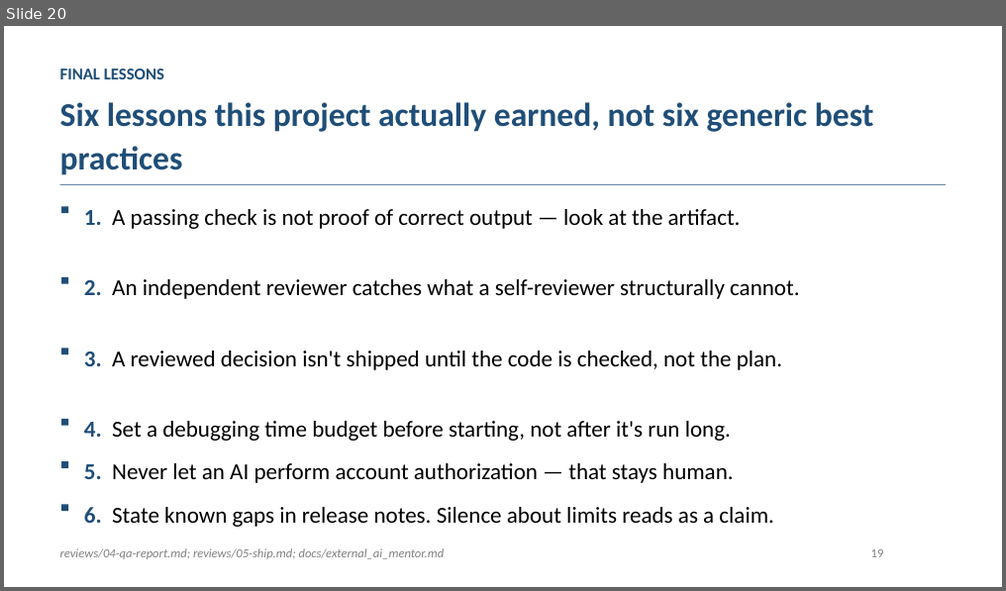
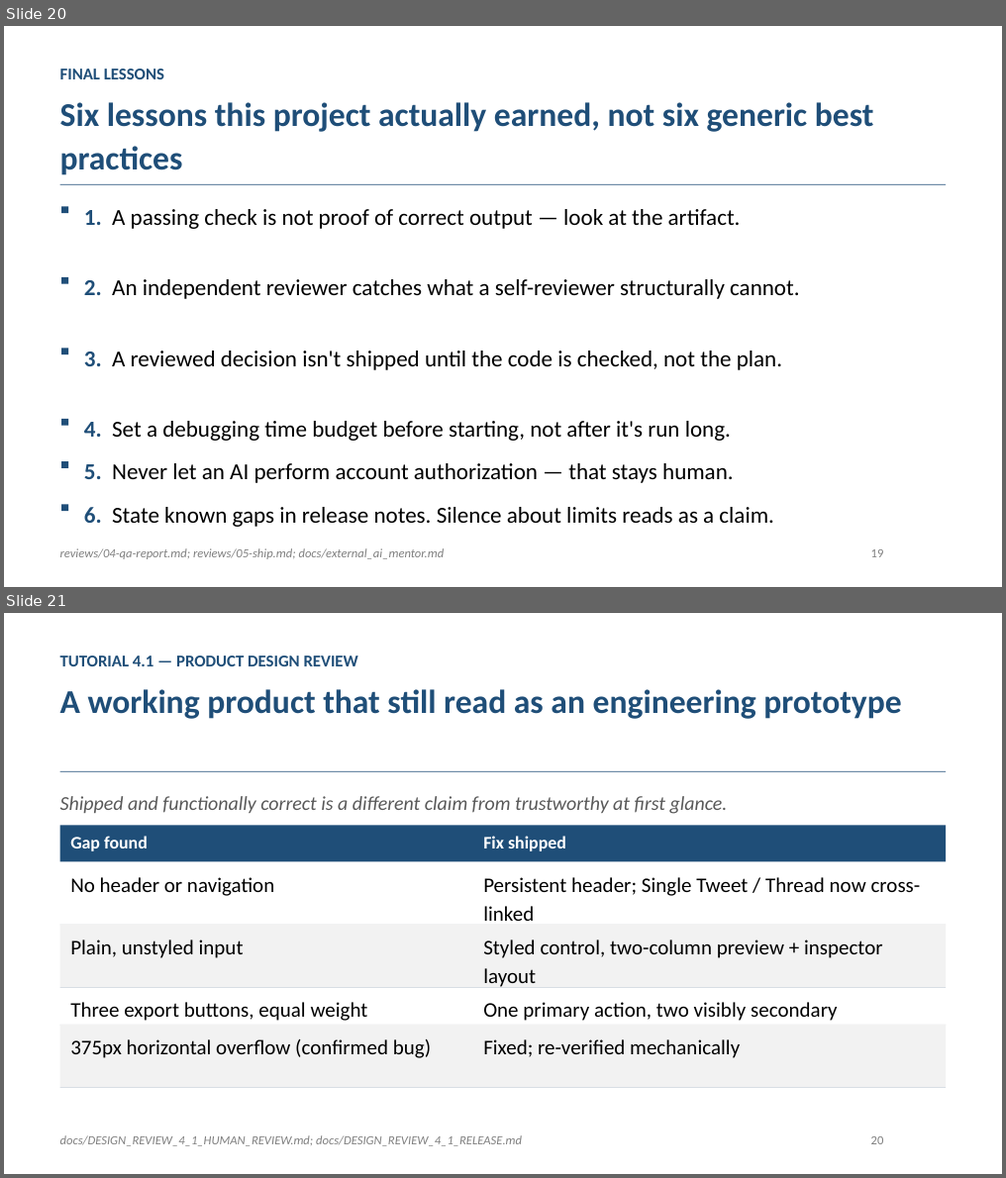
Before and after one commit to mikelix/gstack-tutorial-4-tweet-screenshot-tool, a slide deck: dist/gstack-tutorial-4_EN.pptx. Shown one above the other, each under a label of ours: slide 20 before the commit, slides 20 and 21 after it. The pictures are 1006x591 and 1006x1178 pixels, drawn with LibreOffice and Linux fonts; fonts in the diff are those of the drawing. Boxes give left, top, right and bottom in pixels: in the first picture for what was removed or moved away, otherwise in the second. Text is boxed around its words. In the diff, an @@ line names an element or a change of style, - is before the commit and + after.

```diff
--- a/dist/gstack-tutorial-4_EN.pptx
+++ b/dist/gstack-tutorial-4_EN.pptx
@@ slide 21 added at [4, 613, 1002, 1174], background #FFFFFF @@
@@ text added at [60, 656, 358, 666], 16 pt, text #1F4E78, bold @@
+TUTORIAL 4.1 — PRODUCT DESIGN REVIEW
@@ text added at [60, 689, 901, 719], 32 pt, text #1F4E78, bold @@
+A working product that still read as an engineering prototype
@@ rectangle added at [60, 771, 945, 771], fill #1F4E78 @@
@@ text added at [60, 796, 728, 814], 19 pt, text #595959, italic @@
+Shipped and functionally correct is a different claim from trustworthy at first glance.
@@ rectangle added at [60, 826, 945, 862], fill #1F4E78 @@
@@ text added at [70, 836, 148, 852], 17 pt, text #FFFFFF, bold @@
+Gap found
@@ text added at [483, 836, 566, 852], 17 pt, text #FFFFFF, bold @@
+Fix shipped
@@ text added at [70, 877, 274, 896], 20 pt, text #000000 @@
+No header or navigation
@@ text added at [483, 877, 921, 921], 20 pt, text #000000 @@
+Persistent header; Single Tweet / Thread now cross-linked
@@ rectangle added at [60, 925, 945, 925], fill #D8DEE4 @@
@@ rectangle added at [60, 925, 945, 987], fill #F2F2F2 @@
@@ text added at [70, 940, 244, 959], 20 pt, text #000000 @@
+Plain, unstyled input
@@ text added at [483, 940, 883, 987], 20 pt, text #000000 @@
+Styled control, two-column preview + inspector layout
@@ rectangle added at [60, 987, 945, 988], fill #D8DEE4 @@
@@ rectangle added at [60, 1025, 945, 1026], fill #D8DEE4 @@
@@ rectangle added at [60, 1025, 945, 1087], fill #F2F2F2 @@
@@ text added at [70, 1002, 368, 1021], 20 pt, text #000000 @@
+Three export buttons, equal weight
@@ text added at [483, 1002, 838, 1021], 20 pt, text #000000 @@
+One primary action, two visibly secondary
@@ text added at [70, 1040, 431, 1059], 20 pt, text #000000 @@
+375px horizontal overflow (confirmed bug)
@@ text added at [483, 1040, 740, 1059], 20 pt, text #000000 @@
+Fixed; re-verified mechanically
@@ rectangle added at [60, 1087, 945, 1088], fill #D8DEE4 @@
@@ text added at [60, 1136, 522, 1147], 12 pt, text #808080, italic @@
+docs/DESIGN_REVIEW_4_1_HUMAN_REVIEW.md; docs/DESIGN_REVIEW_4_1_RELEASE.md
@@ text added at [871, 1137, 884, 1145], 12 pt, text #808080 @@
+20
```
Also in this commit, not shown: 3 other slides added, 6 other files.
